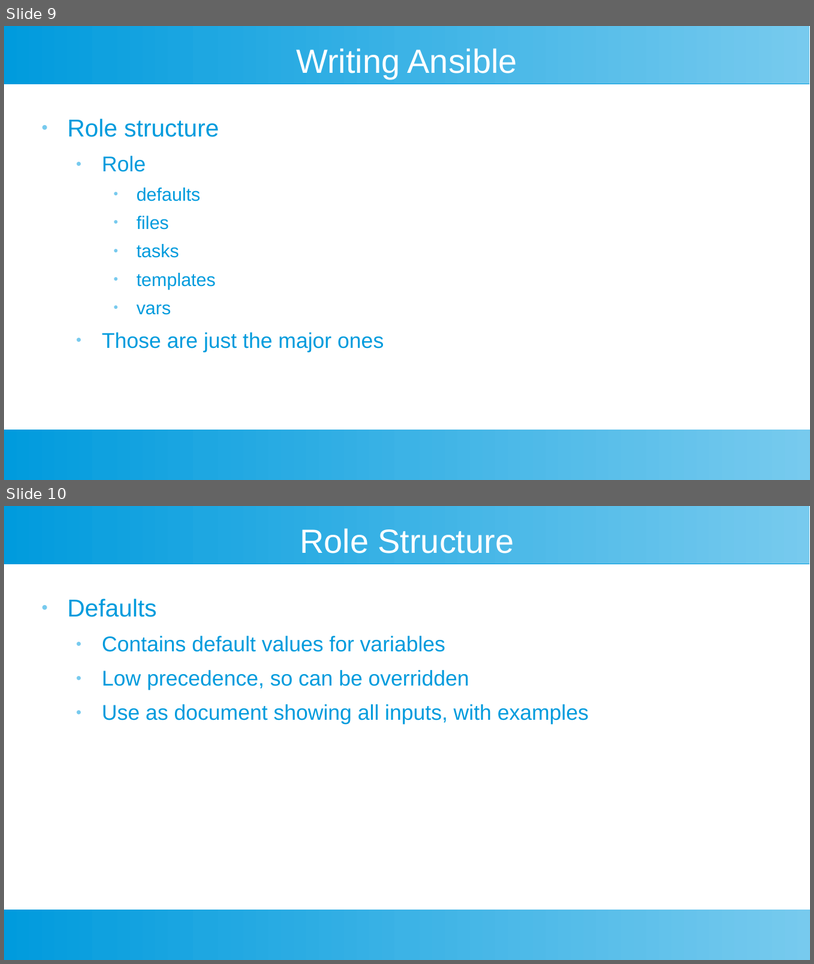
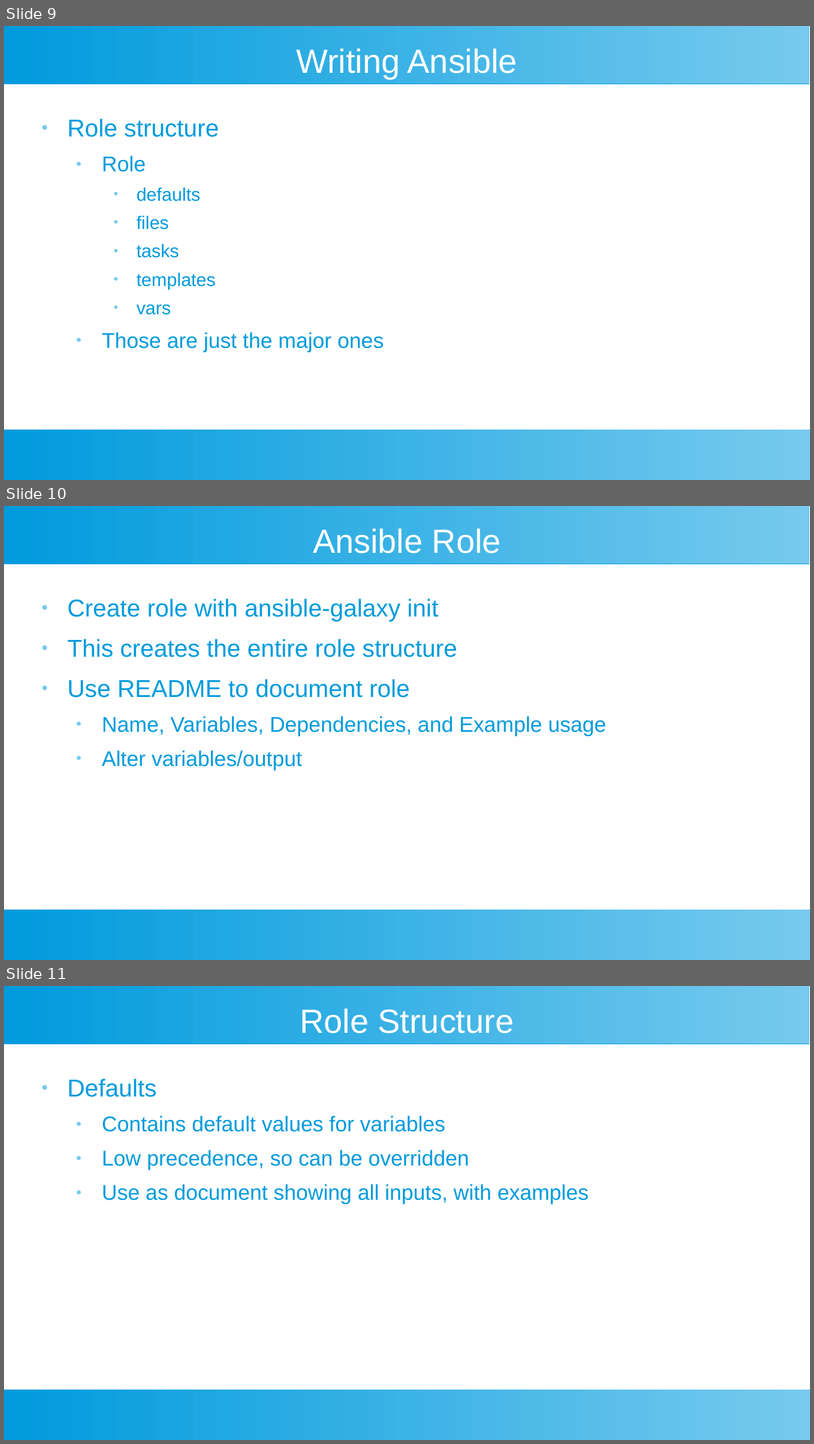
Before and after one commit to riffraff169/ansible-training, a slide deck: docs/ansible-slides.odp. Shown one above the other, each under a label of ours: slides 9 and 10 before the commit, slides 9, 10 and 11 after it. The pictures are 814x964 and 814x1444 pixels, drawn with LibreOffice and Linux fonts; fonts in the diff are those of the drawing. Boxes give left, top, right and bottom in pixels: in the first picture for what was removed or moved away, otherwise in the second. Text is boxed around its words. In the diff, an @@ line names an element or a change of style, - is before the commit and + after.

```diff
--- a/docs/ansible-slides.odp
+++ b/docs/ansible-slides.odp
@@ slide 10 added at [4,506,810,960], background #FFFFFF; not listed: 2 template elements that a slide beside it also shows @@
@@ title added at [313,528,501,553], 33 pt, text #FFFFFF @@
+Ansible Role
@@ text added at [68,598,606,770], 24 pt, text #009BDD @@
+● Create role with ansible-galaxy init
+● This creates the entire role structure
+● Use README to document role
+  ● Name, Variables, Dependencies, and Example usage
+  ● Alter variables/output
@@ what was slide 10 is now slide 11 @@
```
Also in this commit, not shown: 2 slides changed, 1 other file.
